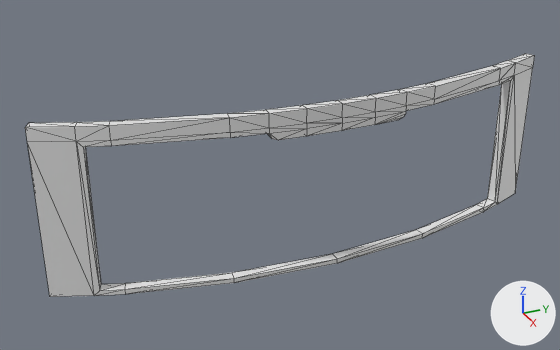
Renders of the FBX model BuildingBlocks/Content/Assets/TowerAssets/F1_Floor/F1_RoomDivider.FBX from each side of a commit.
Before and after are seen from a camera (50 mm lens) standing at (27.9, -15.4, 19.0) and looking at (-2.1, -1.9, 3.9). Arrows for +X, +Y and +Z are at lower right; the lights stay in place. Mesh edges are drawn as thin lines. Where no turn or scale is listed for an object, it has been applied to the vertices.

Objects in the first picture: 'Room_Divider'.
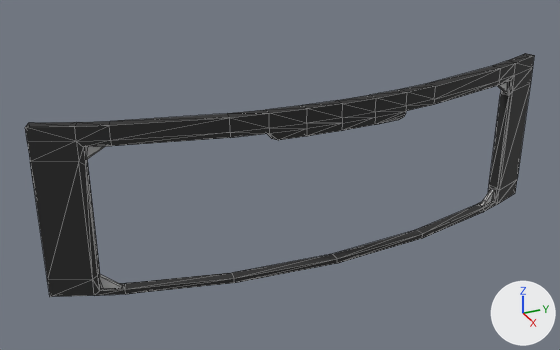
Location of each change, [x1, y1, x2, y2] in pixels of the pictures (560 x 350 px):
part 1 of me_mesh, built on
    both: [27, 67, 533, 297]
part 2 of me_mesh, recoloured (grey to black)
    both: [25, 53, 534, 296]

The edits, one by one:
Material 'Black_Frame' (mat_black_frame) is new.
Its base color is (0.0196, 0.0196, 0.0196) (black #262626).
Its roughness is 0.762.
Material 'Material #91' (mat_material__91) is new.
Its base color is (0.5, 0.5, 0.5) (grey #bcbcbc).
Its roughness is 0.762.
me_mesh is used by ob_room_divider; location (0.0, 0.0, 0.0).
me_mesh had 124 vertices, 248 faces and spanned x -2.9..0.2, y -12.8..12.7, z 0.0..7.9.
me_mesh now has 180 vertices, 376 faces and spans x -2.9..0.2, y -12.8..12.7, z 0.0..7.9.
Part 1, on me_mesh:
32 faces are deleted.
40 vertices are added at x -2.1..-1.4, y -10.8..10.6, z 0.2..7.0.
8 new vertices lie (0.0, 0.0, -0.9) away from vertices in x -2.9..-1.7, y -12.8..12.7, z 7.3.
8 new vertices lie (0.0, 0.0, 0.9) away from vertices in x -2.9..-1.7, y -12.8..12.7, z 0.0.
136 new faces join them, mat_black_frame (black #262626).
24 new faces join them, mat_material__91 (grey #bcbcbc).
me_mesh part 2: 216 faces spanning x -2.9..0.2, y -12.8..12.7, z 0.0..7.9 switch from no material to mat_black_frame (black #262626).
me_mesh now uses material mat_material__91 (grey #bcbcbc).
